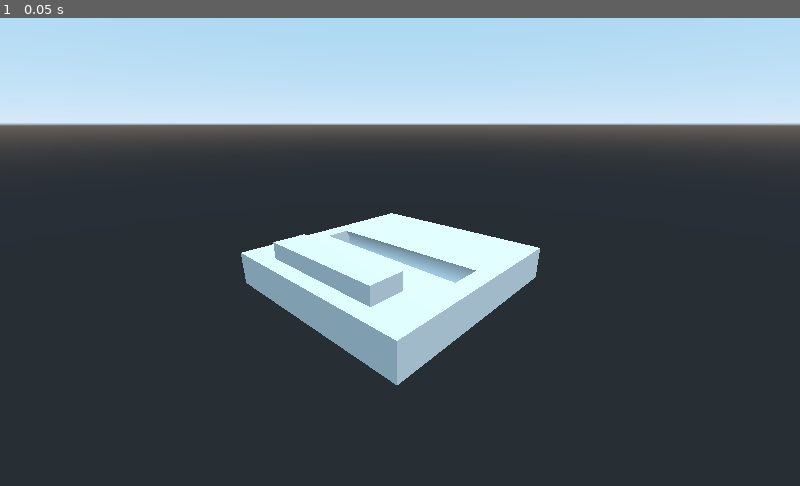
Above: before the commit, frame 1.
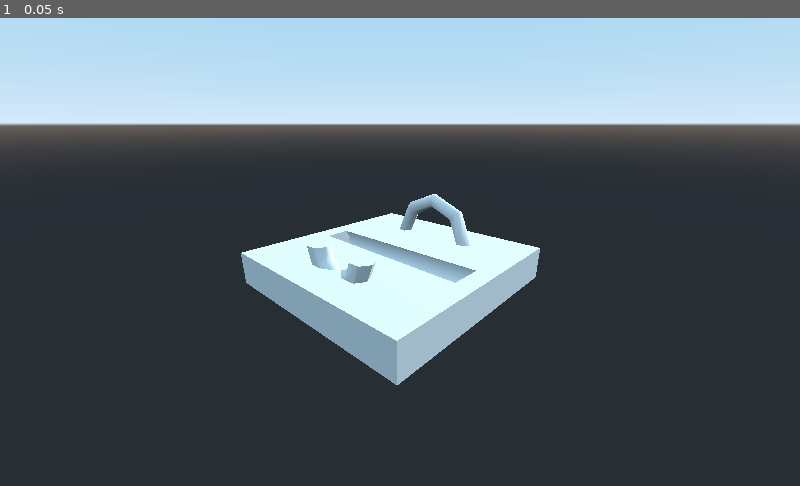
Above: after the commit, the same moment.

Repository: henriquelalves/GodotCSGExporter
Game: Godot game, scene res://demo/Spatial.tscn
Two runs of this game, one before a commit and one after it. Both use one fixed random seed, a clock stepped at 60 frames per second and the inputs below. Before the commit the project starts from res://Spatial.tscn.
Inputs:
- Up to frame 1 (0.05 s): no input

The runs differ from the first frame. In frame 1, 1.2% of the frame differs, in the area x 34-59%, y 37-62%.

Commit message:
Add project icon

Diff:
--- a/Spatial.tscn
+++ b/demo/Spatial.tscn
@@ -15,6 +15,15 @@
 transform = Transform( 1, 0, 0, 0, 1, 0, 0, 0, 1, -4.55753, 1, 0 )
 depth = 8.0
 
+[node name="CSGTorus2" type="CSGTorus" parent="CSGBox/CSGBox"]
+transform = Transform( 0.0367483, -0.999325, 0, 0.999325, 0.0367483, 0, 0, 0, 1, 0.577628, 1.20979, 0.0002141 )
+operation = 1
+inner_radius = 1.21926
+outer_radius = 2.5888
+
+[node name="CSGTorus" type="CSGTorus" parent="CSGBox"]
+transform = Transform( 0.0367483, -0.999325, 0, 0.999325, 0.0367483, 0, 0, 0, 1, 3.91512, 0.907835, 0 )
+
 [node name="Camera" type="Camera" parent="."]
 transform = Transform( 0.679014, 0.262326, -0.685656, 0, 0.933978, 0.357331, 0.734125, -0.242633, 0.634184, -13.7388, 8.19551, 13.2599 )
 
--- a/project.godot
+++ b/project.godot
@@ -16,7 +16,8 @@
 [application]
 
 config/name="CSGExporter"
-run/main_scene="res://Spatial.tscn"
+config/description="An addon to export CSG Meshes as OBJ files."
+run/main_scene="res://demo/Spatial.tscn"
 config/icon="res://icon.png"
 
 [editor_plugins]
Not shown, changed: addons/CSGExporter/CSGExporterMenuButton.tscn
Binary file added: addons/CSGExporter/csg_exporter_icon.png
Not shown, added: addons/CSGExporter/csg_exporter_icon.png.import
Binary file changed: icon.png
